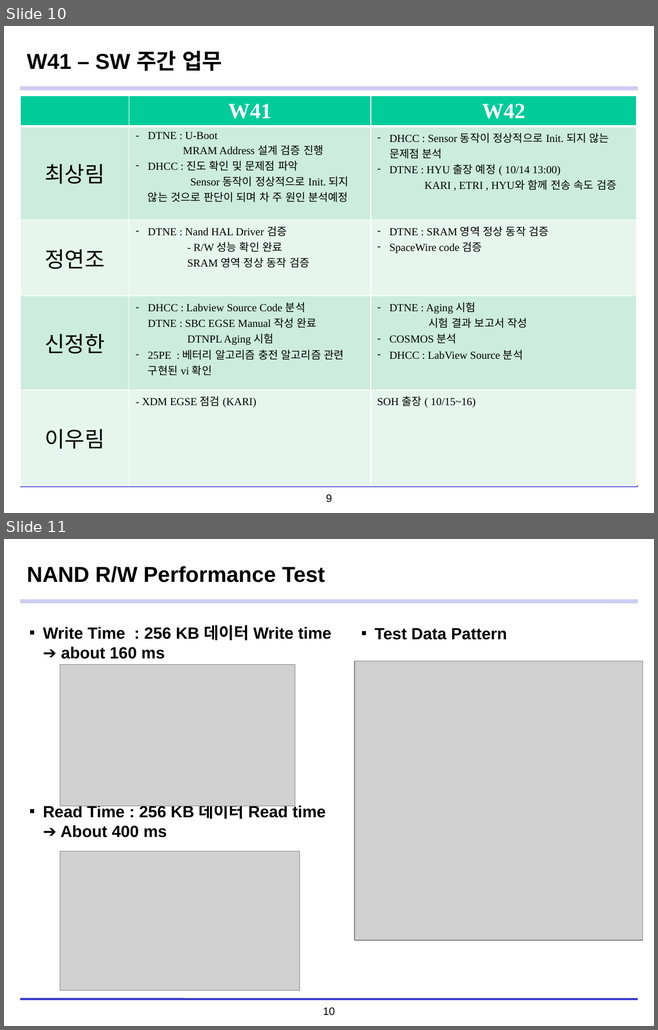
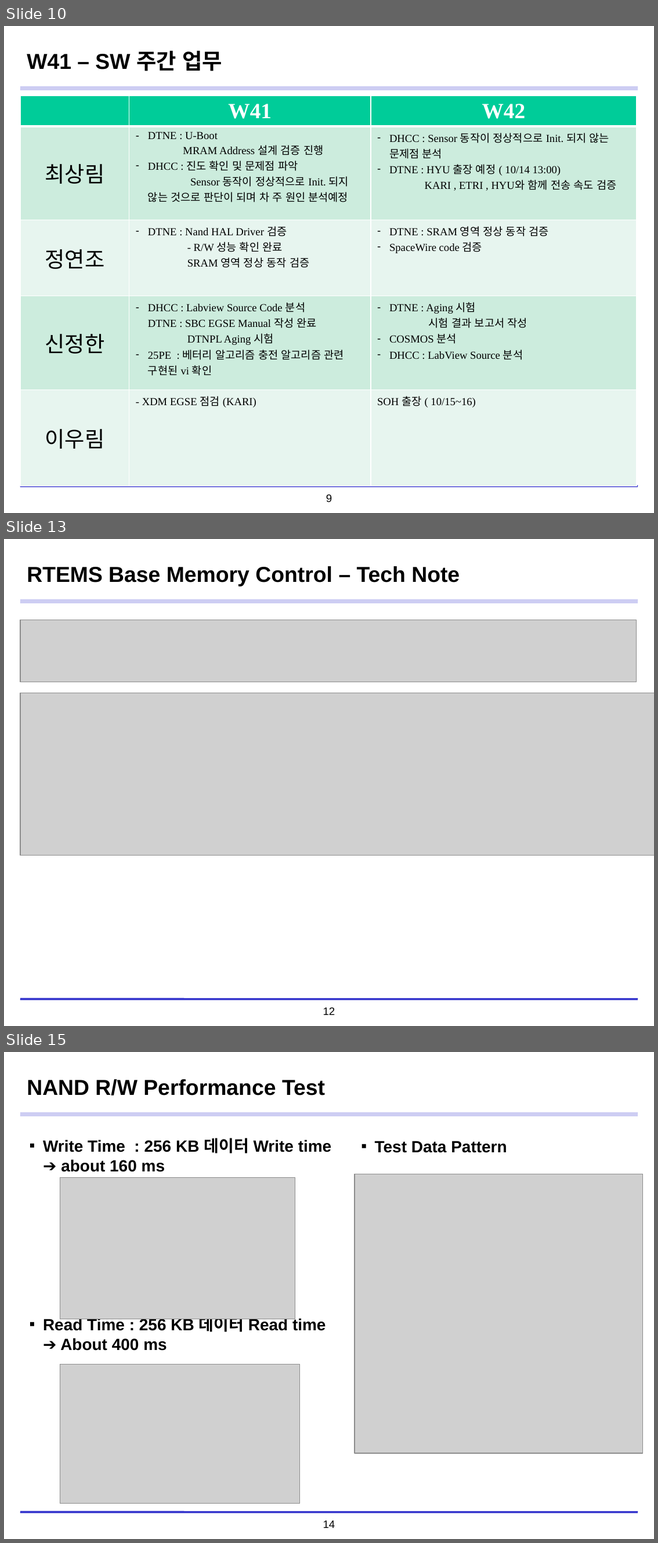
Before and after one commit to ds1hvh/Dev-Docu, a slide deck: Work Docu/Lumir_2팀(Software) 업무보고_20200924_r02.pptx. Shown one above the other, each under a label of ours: slides 10 and 11 before the commit, slides 10, 13 and 15 after it; the slides between them are not shown. The pictures are 658x1030 and 658x1543 pixels, drawn with LibreOffice and Linux fonts; fonts in the diff are those of the drawing; grey boxes stand for pictures; background and template pictures are left out. Boxes give left, top, right and bottom in pixels: in the first picture for what was removed or moved away, otherwise in the second. Text is boxed around its words. In the diff, an @@ line names an element or a change of style, - is before the commit and + after.

```diff
--- a/Work Docu/Lumir_2팀(Software) 업무보고_20200924_r02.pptx
+++ b/Work Docu/Lumir_2팀(Software) 업무보고_20200924_r02.pptx
@@ slide 13 added at (4,539,654,1026), background #FFFFFF; not listed: 4 template elements that a slide beside it also shows @@
@@ title added at (27,566,459,587), 24 pt, text #000000, bold @@
+RTEMS Base Memory Control – Tech Note
@@ picture added at (20,620,636,682) @@
@@ picture added at (20,693,654,855) @@
@@ what was slide 11 is now slide 15 @@
@@ page number at (323,1521,335,1528): text changed @@
-10
+14
```
Also in this commit, not shown: 3 other slides added, 5 other files.
